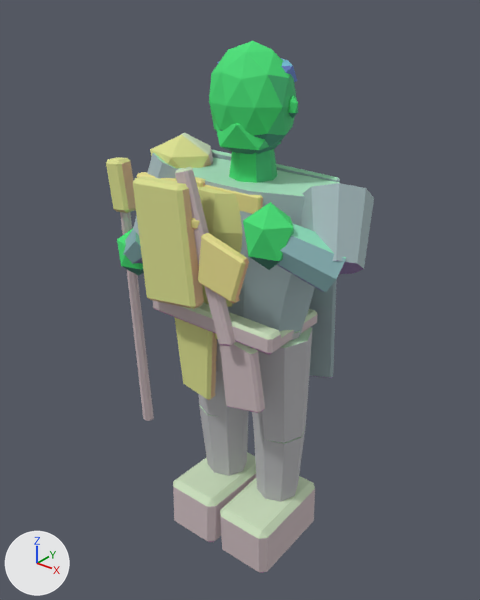
Before and after pictures for a commit that changed the glTF model assets/exports/npc/npc_raider_react_v01.glb.
Before and after are seen from a 50 mm lens placed at (1.4, -1.83, 2.21), pointed at (-0.07, 0.01, 1.07). The axes (+X, +Y, +Z) are drawn at lower left. The lights are the same throughout. The picture after the commit comes second. Vertices at exactly the same position are counted once.

The first picture shows 'GEO_npc_raider_react_v01'.
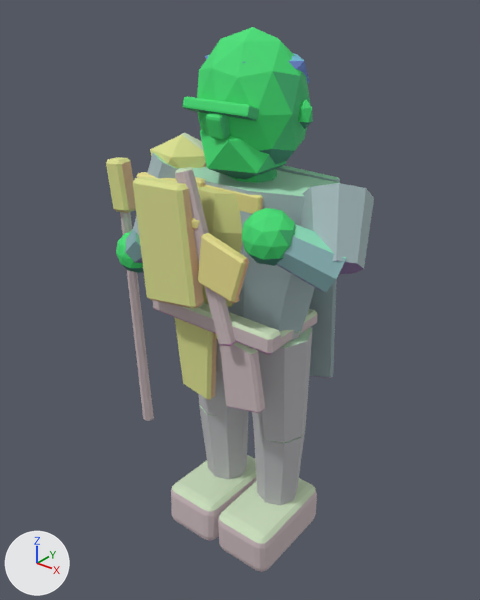
Edits to the bpy script that builds the scene:
```text
Change me_geo_npc_raider_react_v01:
    used by ob_geo_npc_raider_react_v01; location = (0.0, 0.0, 0.0)
    remove me_geo_npc_raider_react_v01.from_pydata(...)  # 808 vertices, 1452 faces; spans x -0.73..0.5, y -0.34..0.26, z -0.01..2.03
    add me_geo_npc_raider_react_v01.from_pydata(...)  # 1136 vertices, 2096 faces; spans x -0.73..0.5, y -0.34..0.26, z 0.0..2.07
    me_geo_npc_raider_react_v01 part 1: a new loose piece, an icosphere of 80 faces spanning x -0.68..-0.5, y -0.12..0.04, z 1.07..1.25, in mat_mat_npc_indexed
    me_geo_npc_raider_react_v01 part 2: a new loose piece, an icosphere of 80 faces spanning x 0.16..0.34, y -0.32..-0.16, z 1.39..1.57, in mat_mat_npc_indexed
    me_geo_npc_raider_react_v01 part 3: a new loose piece, an icosphere of 80 faces spanning x -0.2..0.2, y -0.19..0.17, z 1.58..2.07, in mat_mat_npc_indexed
    me_geo_npc_raider_react_v01 part 4: a new loose piece, an icosphere of 20 faces spanning x -0.15..0.15, y -0.19..0.08, z 1.57..1.81, in mat_mat_npc_indexed
    me_geo_npc_raider_react_v01 part 5: a new loose piece, an icosphere of 20 faces spanning x 0.182..0.235, y -0.025..0.017, z 1.769..1.866, in mat_mat_npc_indexed
    me_geo_npc_raider_react_v01 part 6: a new loose piece, an icosphere of 20 faces spanning x -0.18..0.18, y -0.13..0.16, z 1.85..2.02, in mat_mat_npc_indexed
    me_geo_npc_raider_react_v01 part 7: the loose piece of 24 vertices spanning x -0.26..-0.01, y -0.26..0.15, z -0.01..0.24 is rebuilt with 96 vertices and now spans x -0.26..0.0, y -0.27..0.16, z 0.0..0.22
    me_geo_npc_raider_react_v01 part 8: the loose piece of 24 vertices spanning x 0.01..0.26, y -0.25..0.16, z -0.01..0.24 is rebuilt with 96 vertices and now spans x 0.0..0.26, y -0.26..0.17, z 0.0..0.22
    me_geo_npc_raider_react_v01 part 9: a new loose piece of 56 vertices spanning x -0.14..0.14, y -0.21..-0.15, z 1.81..1.86, in mat_mat_npc_indexed
    me_geo_npc_raider_react_v01 part 10: a new loose piece of 56 vertices spanning x -0.03..0.03, y -0.22..-0.15, z 1.74..1.83, in mat_mat_npc_indexed
    me_geo_npc_raider_react_v01 part 11: 6 loose pieces with 72 vertices, spanning x -0.68..0.34, y -0.31..0.13, z 1.05..1.99, are deleted
    me_geo_npc_raider_react_v01 part 12
    42 vertices are removed from x -0.15..0.15, y -0.15..0.13, z 1.65..2.03
    80 faces are deleted
    8 vertices in x -0.07..0.07, y -0.07..0.07, z 1.7 move by (0.0, 0.0, -0.04)
    other edits to the shape of me_geo_npc_raider_react_v01 do not show in these pictures
```

Pixel boxes (x1, y1, x2, y2) of what changed, in the pictures (480 x 600 px):
'GEO_npc_raider_react_v01', reshaped
    before: (106, 41, 374, 573)
    after: (106, 27, 374, 572)
part 1 of me_geo_npc_raider_react_v01, added (green)
    after: (116, 231, 144, 273)
part 2 of me_geo_npc_raider_react_v01, added (green)
    after: (242, 208, 296, 266)
part 3 of me_geo_npc_raider_react_v01, added (green)
    after: (197, 27, 311, 174)
part 4 of me_geo_npc_raider_react_v01, added (green)
    after: (200, 130, 286, 180)
part 5 of me_geo_npc_raider_react_v01, added
    after: (299, 99, 313, 129)
part 6 of me_geo_npc_raider_react_v01, added
    after: (205, 53, 310, 83)
part 7 of me_geo_npc_raider_react_v01, rebuilt
    before: (173, 452, 256, 542)
    after: (171, 455, 256, 541)
part 8 of me_geo_npc_raider_react_v01, rebuilt
    before: (220, 476, 315, 573)
    after: (218, 478, 317, 572)
part 9 of me_geo_npc_raider_react_v01, added (green)
    after: (183, 96, 259, 121)
part 10 of me_geo_npc_raider_react_v01, added (green)
    after: (205, 113, 230, 140)
part 11 of me_geo_npc_raider_react_v01, deleted
    before: (117, 58, 298, 276)
part 12 of me_geo_npc_raider_react_v01, built on
    before: (209, 41, 297, 183)
    after: (229, 169, 277, 183)
